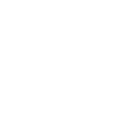
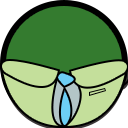
Revision of a layered (128, 128) image; what changed, layer by layer:
added group "Green" with 9 layers above "Red" over [0, 0, 128, 128]
added layer "Shape 6" (1st of 3, in "Green") in group "Green" over [89, 88, 106, 96]
added layer "Shape 2 copy" (1st of 3, in "Green") in group "Green" over [0, 59, 60, 88]
added layer "Shape 5" (1st of 3, in "Green") in group "Green" over [59, 86, 73, 127]
added layer "Shape 4" (1st of 3, in "Green") in group "Green" over [55, 71, 76, 88]
added layer "Shape 2" (1st of 3, in "Green") in group "Green" over [69, 59, 128, 89]
added layer "Shape 3" (1st of 3, in "Green") in group "Green" over [51, 74, 82, 127]
added layer "Shape 1" (1st of 3, in "Green") in group "Green" over [0, 63, 128, 128]
added layer "Player" (1st of 3, in "Green") in group "Green" over [0, 0, 128, 128]
added group "Blue" with 8 layers above "Background" over [0, 0, 128, 128]
added layer "Shape 6" (3rd of 3, in "Blue") in group "Blue" over [89, 98, 106, 106]
added layer "Shape 2 copy" (3rd of 3, in "Blue") in group "Blue" over [73, 59, 128, 88]
added layer "Shape 5" (3rd of 3, in "Blue") in group "Blue" over [69, 123, 74, 128]
added layer "Shape 4" (3rd of 3, in "Blue") in group "Blue" over [63, 89, 84, 106]
added layer "Shape 2" (3rd of 3, in "Blue") in group "Blue" over [69, 73, 128, 103]
added layer "Shape 3" (3rd of 3, in "Blue") in group "Blue" over [64, 74, 95, 127]
added layer "Shape 1" (3rd of 3, in "Blue") in group "Blue" over [0, 65, 128, 128]
